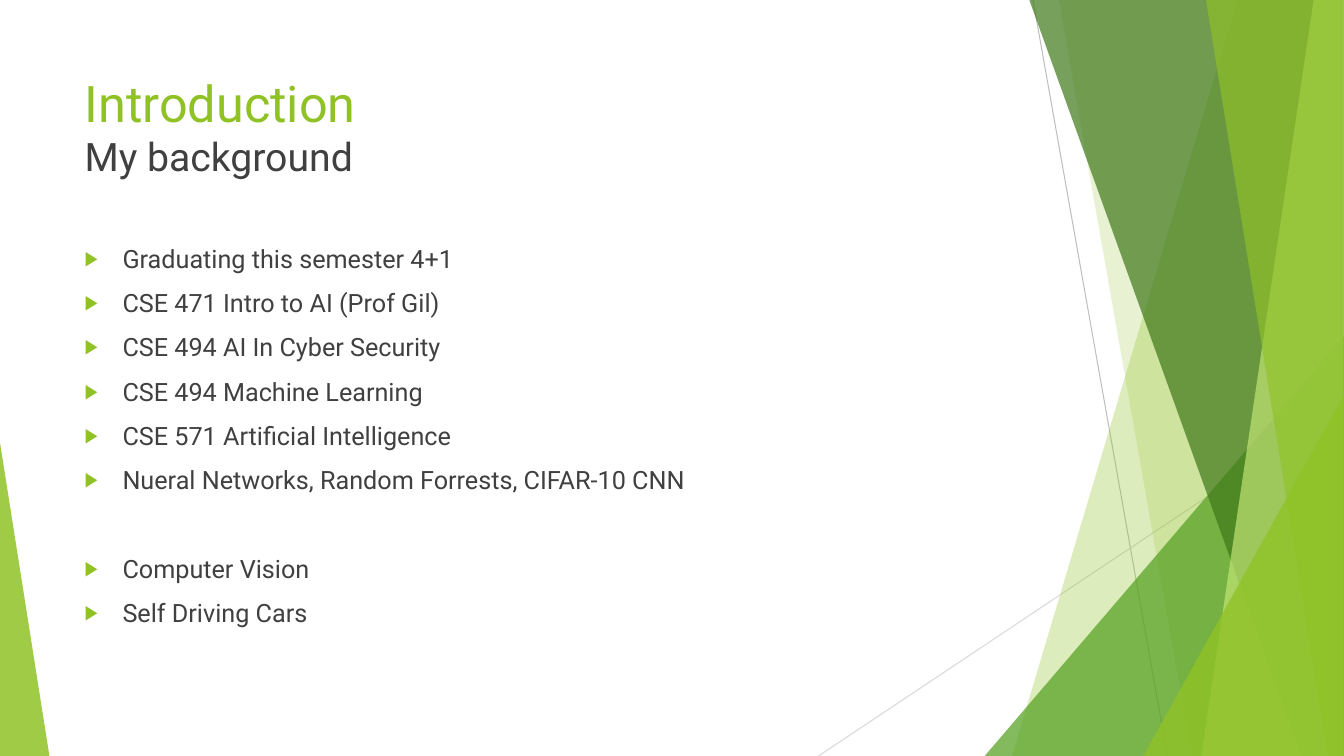
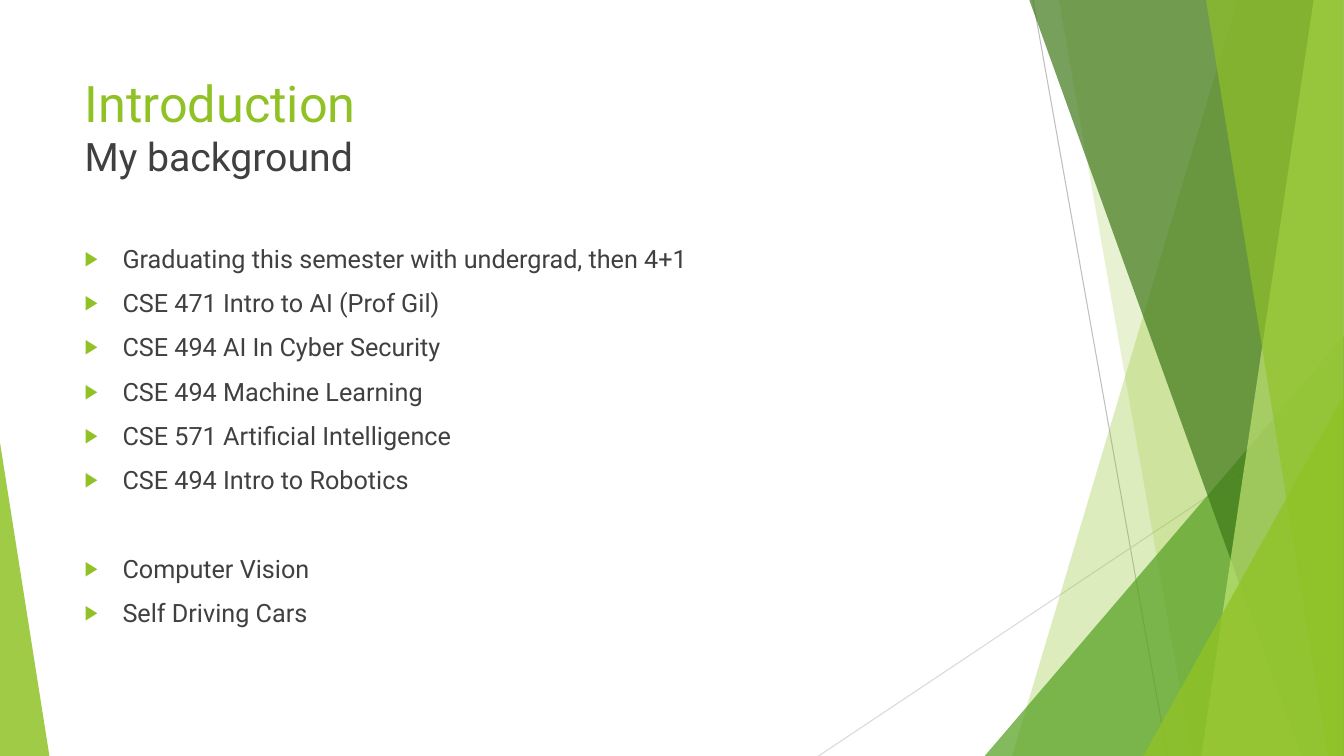
Before and after one commit to realleyriley/Honors-Thesis, a slide deck: slide 2 of Paperwork/Summer Research Presentation.pptx. Drawn at 1344x756 pixels with LibreOffice and Linux fonts; fonts in the diff are those of the drawing. Boxes give left, top, right and bottom in pixels: in the first picture for what was removed or moved away, otherwise in the second. Text is boxed around its words. In the diff, an @@ line names an element or a change of style, - is before the commit and + after.

```diff
--- a/Paperwork/Summer Research Presentation.pptx
+++ b/Paperwork/Summer Research Presentation.pptx
@@ text at [123,249,687,274]: text changed @@
-▶ Graduating this semester 4+1
+▶ Graduating this semester with undergrad, then 4+1
@@ text at [123,470,409,490]: text changed @@
-▶ Nueral Networks, Random Forrests, CIFAR-10 CNN
+▶ CSE 494 Intro to Robotics
```
Also in this commit, not shown: 4 other slides changed, 13 slides added, 2 slides removed, 3 other files.
